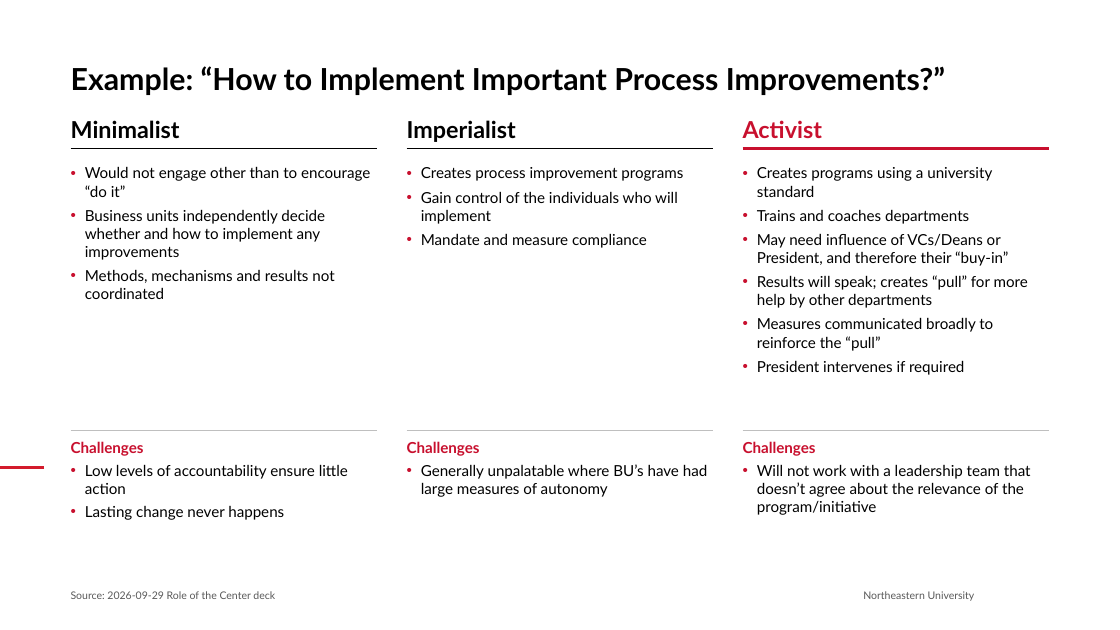
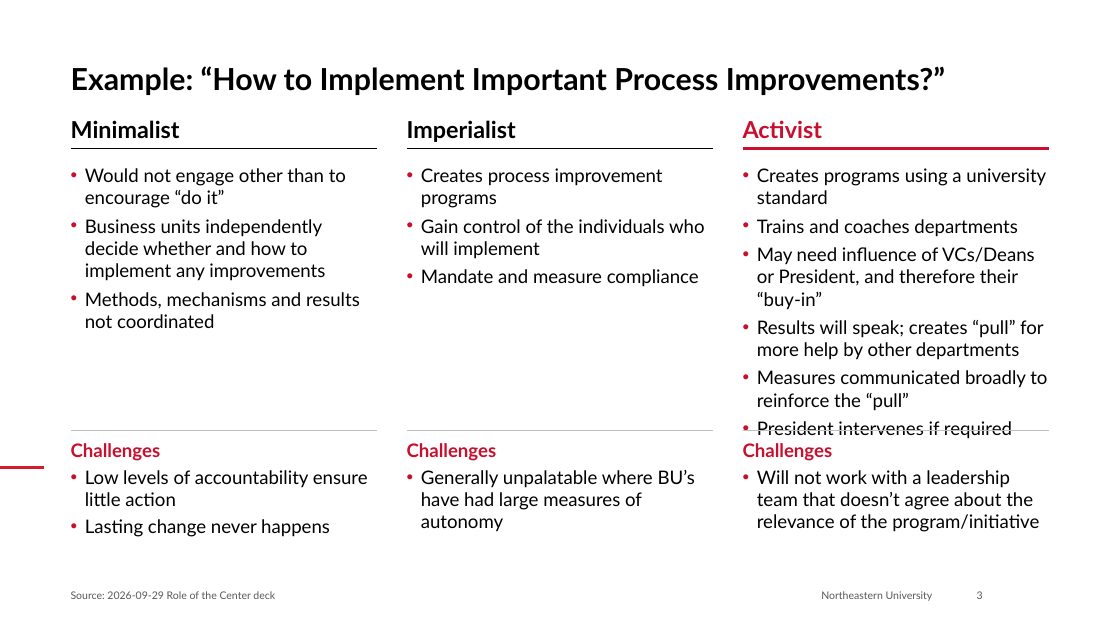
Before and after one commit to brettcsweet/Tonys-repo, a slide deck: slide 3 of 2026-09-29_Role_of_the_Center_Northeastern.pptx. Drawn at 1120x630 pixels with LibreOffice and Linux fonts; fonts in the diff are those of the drawing; background and template pictures are left out. Boxes give left, top, right and bottom in pixels: in the first picture for what was removed or moved away, otherwise in the second. Text is boxed around its words. In the diff, an @@ line names an element or a change of style, - is before the commit and + after.

```diff
--- a/2026-09-29_Role_of_the_Center_Northeastern.pptx
+++ b/2026-09-29_Role_of_the_Center_Northeastern.pptx
@@ size 13 to 16 pt in 6 elements at bbox=[85, 168, 360, 328], bbox=[71, 443, 368, 537], bbox=[421, 168, 705, 287], bbox=[407, 443, 695, 532], bbox=[757, 168, 1047, 411], bbox=[743, 443, 1039, 532] @@
@@ text "Northeastern University": place and size @@
-text "Northeastern University" at bbox=[863, 591, 975, 601]
+text "Northeastern University" at bbox=[821, 591, 933, 601]
@@ page number added at bbox=[977, 591, 983, 599], 9 pt, text #595959 @@
+3
```
Also in this commit, not shown: 8 other slides changed.
